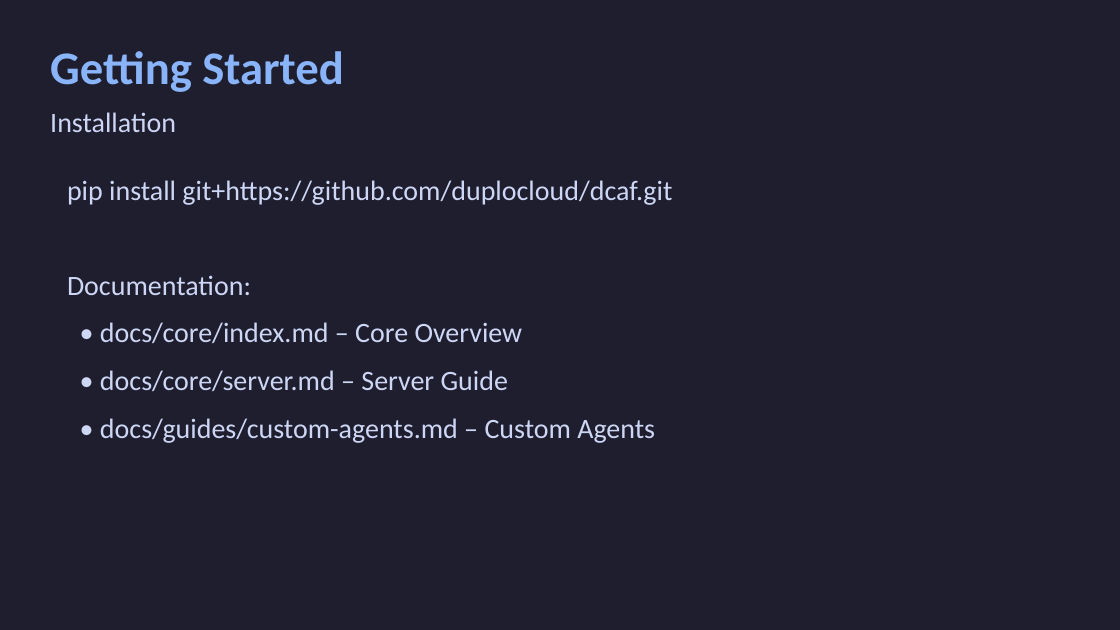
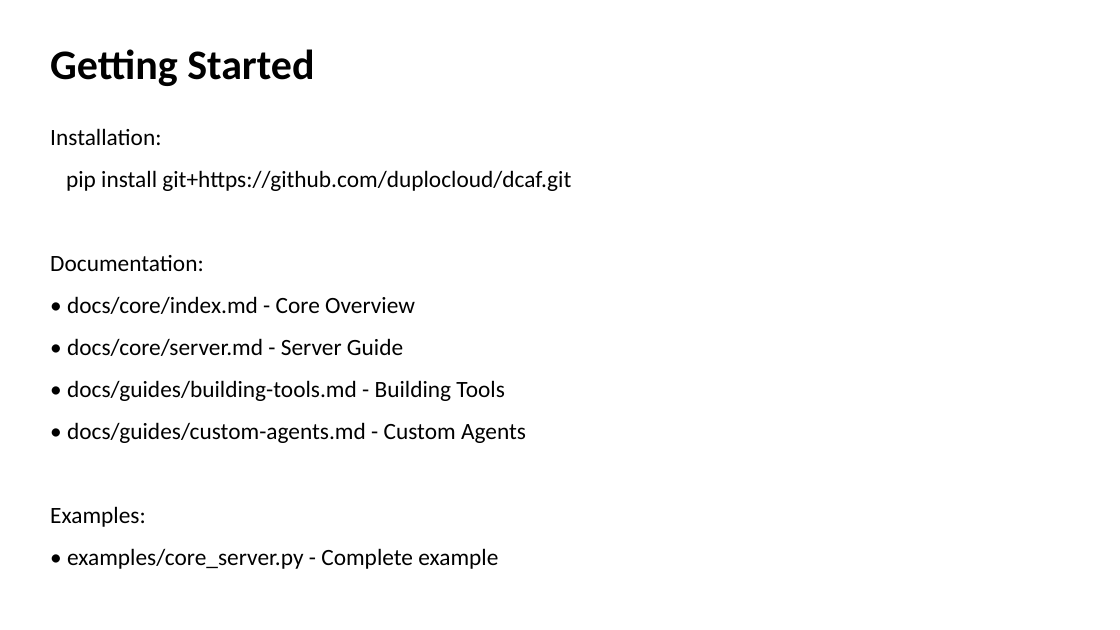
Before and after one commit to duplocloud/dcaf, a slide deck: slide 39 of docs/presentations/dcaf-core-presentation.pptx (slide 18 before the commit). Drawn at 1120x630 pixels with LibreOffice and Linux fonts; fonts in the diff are those of the drawing. Boxes give left, top, right and bottom in pixels: in the first picture for what was removed or moved away, otherwise in the second. Text is boxed around its words. In the diff, an @@ line names an element or a change of style, - is before the commit and + after.

Commit message:
Add A2A protocol support and session management improvements
- Add A2A (Agent-to-Agent) protocol implementation with RemoteAgent client
- Add session management with typed serialization (Pydantic/dataclass support)
- Update documentation: engineering handoff, getting started, tools guide
- Add A2A example and documentation
- Add PPTX generation script for presentations
- Update mkdocs configuration

```diff
--- a/docs/presentations/dcaf-core-presentation.pptx
+++ b/docs/presentations/dcaf-core-presentation.pptx
@@ rectangle removed at (x1=0, y1=0, x2=1120, y2=630) @@
@@ text "Getting Started" at (x1=50, y1=49, x2=314, y2=86): size 40 to 36 pt, text colour #89B4FA to #000000 @@
@@ text "Installation:" moved from (x1=67, y1=180, x2=672, y2=443) to (x1=50, y1=128, x2=571, y2=569) @@
@@ text removed at (x1=50, y1=112, x2=176, y2=132) @@
-Installation
@@ text at (x1=50, y1=128, x2=161, y2=145): paragraph added @@
+Installation:
@@ text at (x1=50, y1=170, x2=571, y2=271): size 24 to 20 pt, text colour #CDD6F4 to #000000 in "pip install git+https://github.com/duplocloud/dcaf.git", "Documentation:" @@
@@ text at (x1=50, y1=296, x2=526, y2=569): text changed; size 24 to 20 pt; text colour #CDD6F4 to #000000 @@
-• docs/core/index.md – Core Overview
-• docs/core/server.md – Server Guide
-• docs/guides/custom-agents.md – Custom Agents
+• docs/core/index.md - Core Overview
+• docs/core/server.md - Server Guide
+• docs/guides/building-tools.md - Building Tools
+• docs/guides/custom-agents.md - Custom Agents
+Examples:
+• examples/core_server.py - Complete example
```
Also in this commit, not shown: 7 other slides changed, 33 slides added, 11 slides removed, 25 other files.
